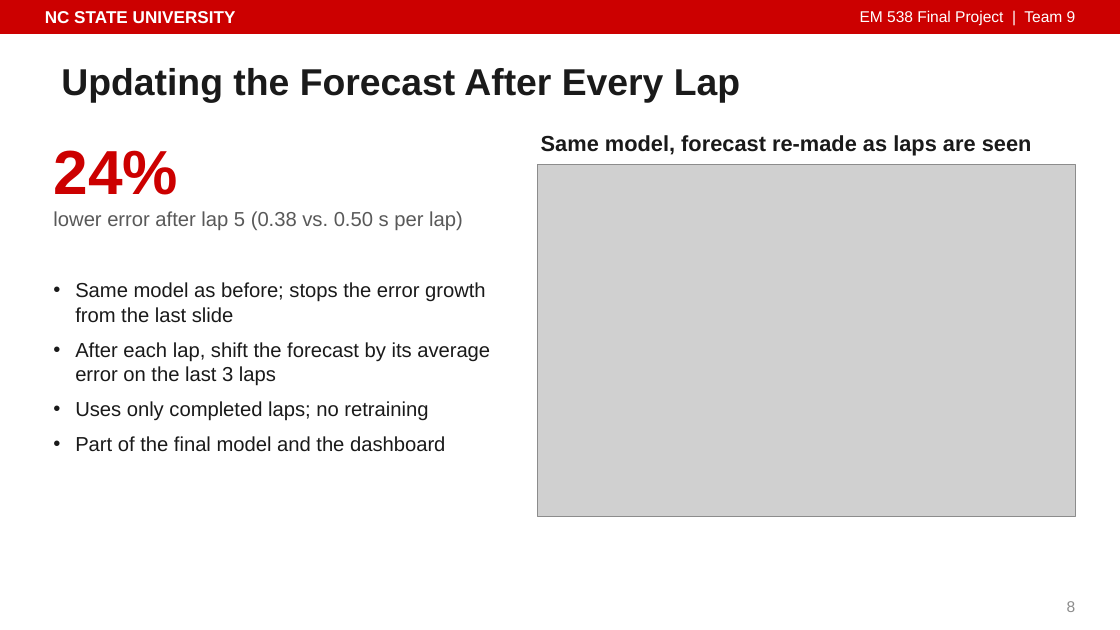
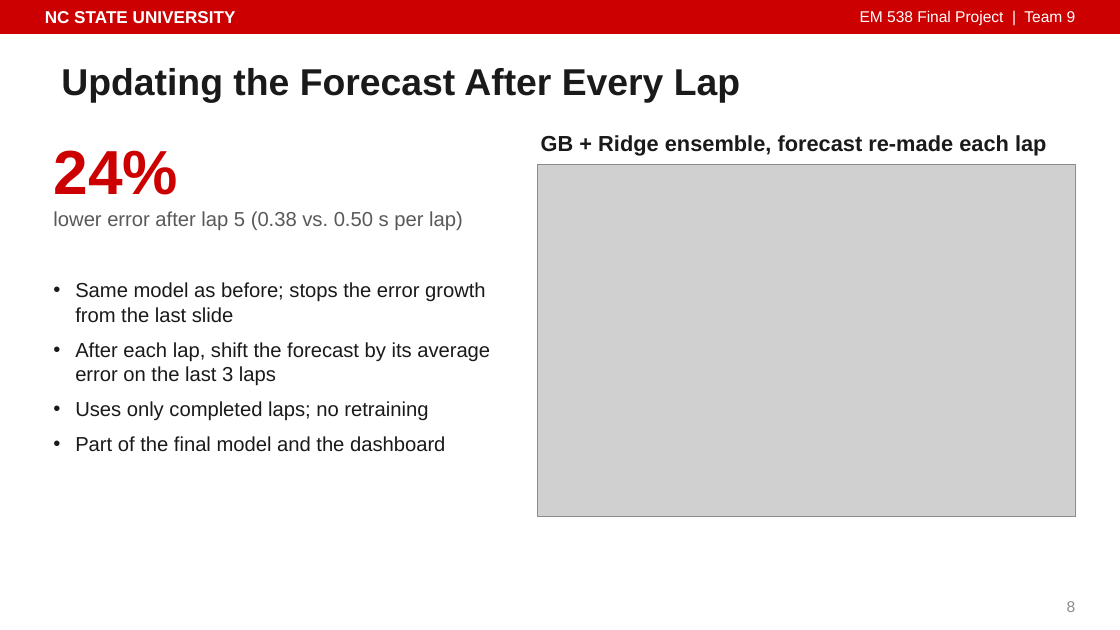
Before and after one commit to isaiahnick/f1-tire-degradation, a slide deck: slide 8 of reports/presentation/PitWall_Final_Presentation.pptx. Drawn at 1120x630 pixels with LibreOffice and Linux fonts; fonts in the diff are those of the drawing; grey boxes stand for pictures. Boxes give left, top, right and bottom in pixels: in the first picture for what was removed or moved away, otherwise in the second. Text is boxed around its words. In the diff, an @@ line names an element or a change of style, - is before the commit and + after.

```diff
--- a/reports/presentation/PitWall_Final_Presentation.pptx
+++ b/reports/presentation/PitWall_Final_Presentation.pptx
@@ text at box(541, 135, 1046, 156): text changed @@
-Same model, forecast re-made as laps are seen
+GB + Ridge ensemble, forecast re-made each lap
```
Also in this commit, not shown: 1 other file.
